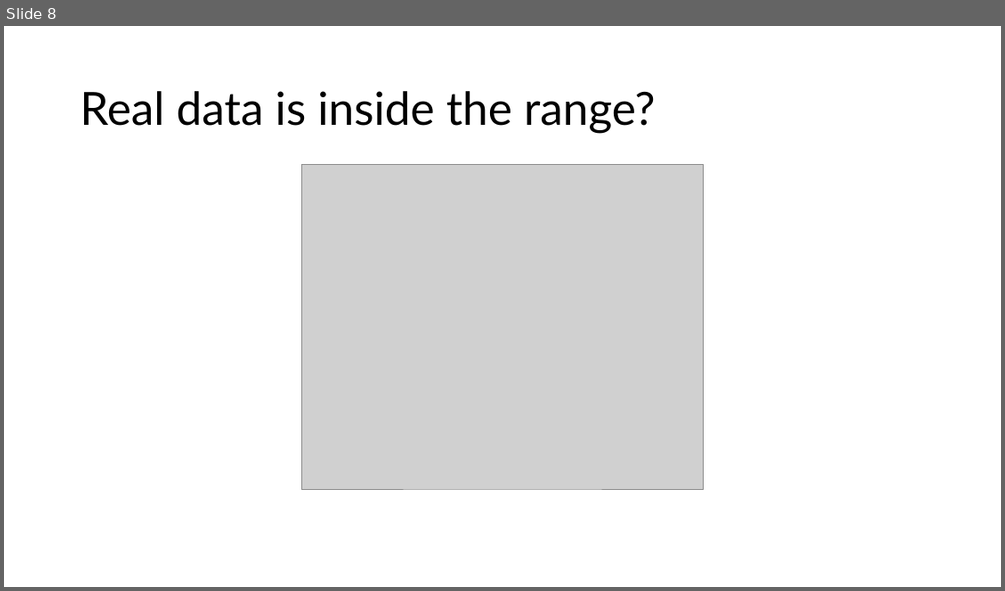
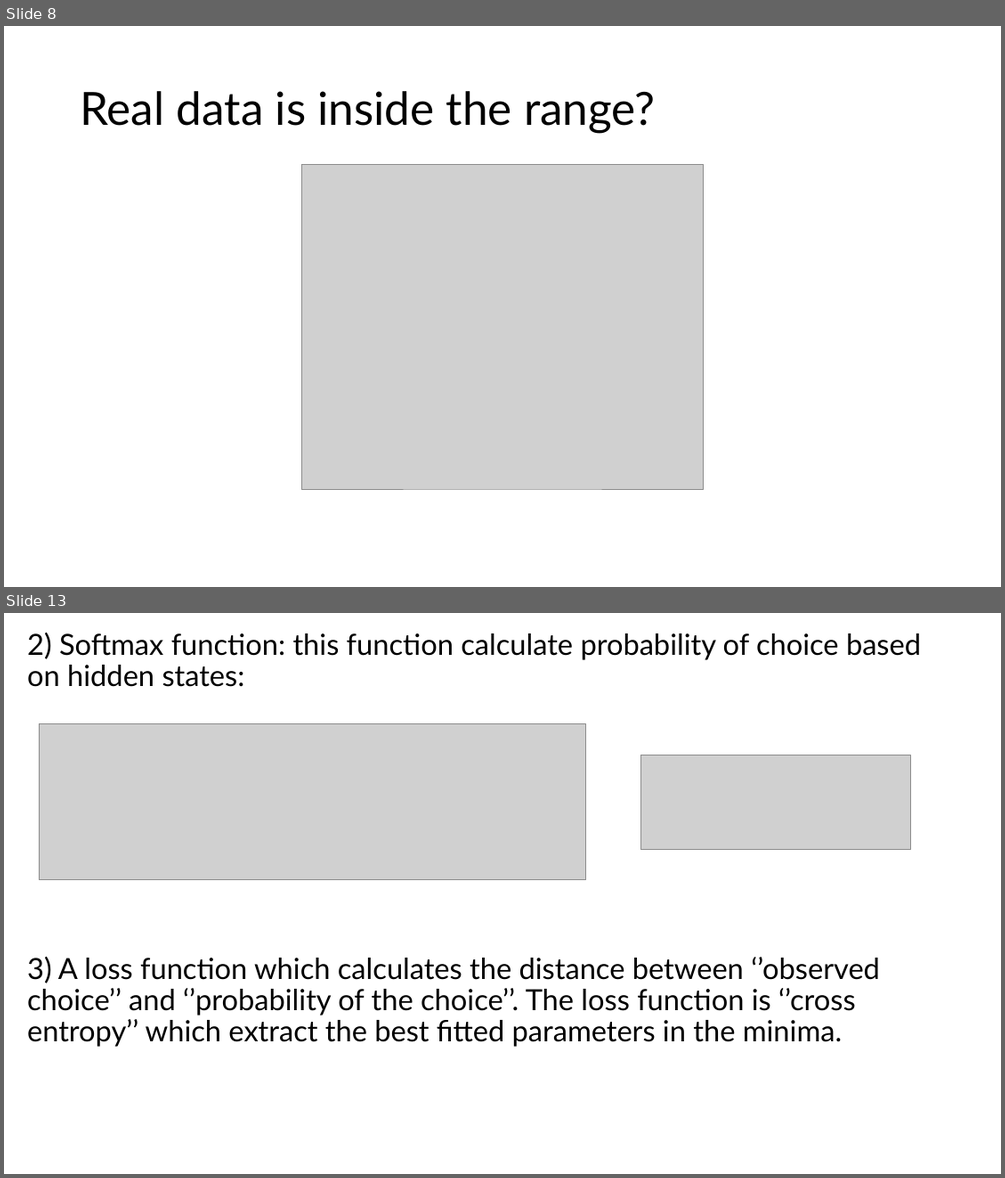
Before and after one commit to SocCog-Team/BoS-analysis, a slide deck: Simulations related to VBA fitting/SimulationSoloQlearner.pptx. Shown one above the other, each under a label of ours: slide 8 before the commit, slides 8 and 13 after it; the slides between them are not shown. The pictures are 1005x591 and 1005x1178 pixels, drawn with LibreOffice and Linux fonts; fonts in the diff are those of the drawing; grey boxes stand for pictures. Boxes give left, top, right and bottom in pixels: in the first picture for what was removed or moved away, otherwise in the second. Text is boxed around its words. In the diff, an @@ line names an element or a change of style, - is before the commit and + after.

```diff
--- a/Simulations related to VBA fitting/SimulationSoloQlearner.pptx
+++ b/Simulations related to VBA fitting/SimulationSoloQlearner.pptx
@@ slide 13 added at box(4, 613, 1001, 1174), background #FFFFFF @@
@@ text added at box(27, 633, 921, 1046), 28 pt, text #000000 @@
+2) Softmax function: this function calculate probability of choice based on hidden states:
+3) A loss function which calculates the distance between ‘’observed choice’’ and ‘’probability of the choice’’. The loss function is ‘’cross entropy’’ which extract the best fitted parameters in the minima.
@@ picture added at box(39, 724, 587, 880) @@
@@ picture added at box(641, 755, 910, 850) @@
```
Also in this commit, not shown: 7 other slides added, 20 other files.
